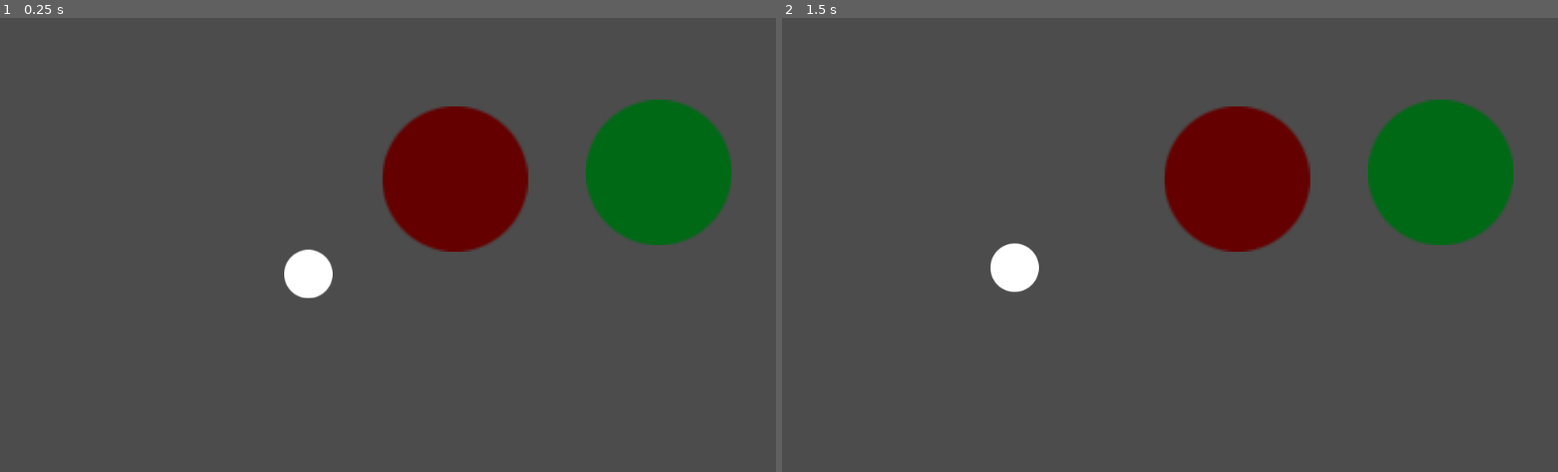
Above: before the commit, frames 1-2 (left to right).
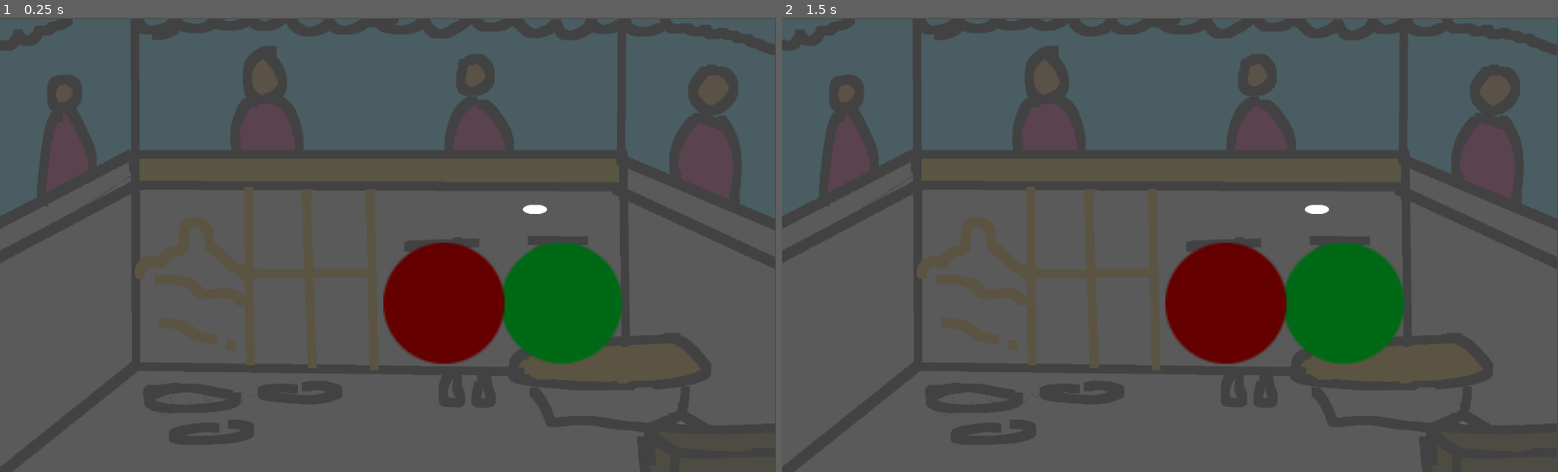
Above: after the commit, the same moments.

Repository: gamedevshirious/Bhaiyya-Aur-Teekha-Banao
Game: Godot game, scene res://Play Area.tscn
Two runs of this game, one before a commit and one after it. Both use one fixed random seed, a clock stepped at 60 frames per second and the inputs below.
Inputs (mouse positions are in pixels of both pictures, inside the frame that each line leads up to):
- Up to frame 1 (0.25 s): no input
- Up to frame 2 (1.5 s): tap Enter at 0.5 s; move the mouse to (1092, 272) at 0.52 s; press the mouse at (1092, 272) at 0.53 s; hold Up 0.53-1.28 s; tap Space at 1.25 s; move the mouse to (1014, 267) at 1.27 s; release the mouse at (1014, 267) at 1.28 s; hold Down from 1.28 s (still down); click (1014, 267) at 1.35 s

The runs differ from the first frame. In frame 1, 17% of the frame differs, in the area x 36-95%, y 17-77%; in frame 2, 17%, in the area x 26-95%, y 17-77%.

Commit message:
Daily backup Fri, Dec  4, 2020  1:55:57 PM

Diff:
--- a/Play Area.tscn
+++ b/Play Area.tscn
@@ -1,20 +1,30 @@
-[gd_scene load_steps=5 format=2]
+[gd_scene load_steps=6 format=2]
 
 [ext_resource path="res://stall_items/Puri/Puri.tscn" type="PackedScene" id=1]
 [ext_resource path="res://stall_items/Matka/TeekhaPaani/TeekhaPaani.tscn" type="PackedScene" id=2]
 [ext_resource path="res://Play Area.gd" type="Script" id=3]
 [ext_resource path="res://stall_items/Matka/MeethaPaani/MeethaPaani.tscn" type="PackedScene" id=4]
+[ext_resource path="res://stall_items/base.png" type="Texture" id=5]
 
 [node name="Play Area" type="Node2D"]
 script = ExtResource( 3 )
 
 [node name="stall_items" type="Node2D" parent="."]
 
+[node name="base" type="Sprite" parent="stall_items"]
+modulate = Color( 1, 1, 1, 0.129412 )
+position = Vector2( 510.569, 301.413 )
+scale = Vector2( 0.534197, 0.55629 )
+texture = ExtResource( 5 )
+__meta__ = {
+"_edit_lock_": true
+}
+
 [node name="TeekhaPaani" parent="stall_items" instance=ExtResource( 2 )]
-position = Vector2( 870.698, 203.803 )
+position = Vector2( 742.553, 375.997 )
 
 [node name="MeethaPaani" parent="stall_items" instance=ExtResource( 4 )]
-position = Vector2( 602.013, 212.24 )
+position = Vector2( 587.33, 376.425 )
 
 [node name="Puri" parent="." instance=ExtResource( 1 )]
-position = Vector2( 406.938, 338.408 )
+position = Vector2( 705.942, 252.978 )
--- a/stall_items/Matka/MeethaPaani/MeethaPaani.tscn
+++ b/stall_items/Matka/MeethaPaani/MeethaPaani.tscn
@@ -3,8 +3,8 @@
 [ext_resource path="res://stall_items/Matka/MeethaPaani/MeethaPaani.gd" type="Script" id=1]
 [ext_resource path="res://stall_items/Puri/circle.png" type="Texture" id=2]
 
-[sub_resource type="CircleShape2D" id=1]
-radius = 86.7135
+[sub_resource type="CapsuleShape2D" id=1]
+height = 100.0
 
 [node name="MeethaPaani" type="Area2D"]
 script = ExtResource( 1 )
@@ -12,9 +12,11 @@
 [node name="circle" type="Sprite" parent="."]
 modulate = Color( 0.4, 0, 0, 1 )
 position = Vector2( -1.49719, 0.565552 )
-scale = Vector2( 3, 3 )
+scale = Vector2( 2.5, 2.5 )
 texture = ExtResource( 2 )
 
 [node name="CollisionShape2D" type="CollisionShape2D" parent="."]
+position = Vector2( 0, -70 )
+rotation = 1.5708
 shape = SubResource( 1 )
 [connection signal="area_exited" from="." to="." method="_on_MeethaPaani_area_exited"]
--- a/stall_items/Matka/TeekhaPaani/TeekhaPaani.tscn
+++ b/stall_items/Matka/TeekhaPaani/TeekhaPaani.tscn
@@ -3,8 +3,8 @@
 [ext_resource path="res://stall_items/Matka/TeekhaPaani/TeekhaPaani.gd" type="Script" id=1]
 [ext_resource path="res://stall_items/Puri/circle.png" type="Texture" id=2]
 
-[sub_resource type="CircleShape2D" id=1]
-radius = 86.7135
+[sub_resource type="CapsuleShape2D" id=1]
+height = 100.0
 
 [node name="TeekhaPaani" type="Area2D"]
 script = ExtResource( 1 )
@@ -12,9 +12,11 @@
 [node name="circle" type="Sprite" parent="."]
 modulate = Color( 0, 0.415686, 0.0862745, 1 )
 position = Vector2( -1.49719, 0.565552 )
-scale = Vector2( 3, 3 )
+scale = Vector2( 2.5, 2.5 )
 texture = ExtResource( 2 )
 
 [node name="CollisionShape2D" type="CollisionShape2D" parent="."]
+position = Vector2( 0, -70 )
+rotation = 1.5708
 shape = SubResource( 1 )
 [connection signal="area_exited" from="." to="." method="_on_TeekhaPaani_area_exited"]
--- a/stall_items/Puri/Puri.tscn
+++ b/stall_items/Puri/Puri.tscn
@@ -3,17 +3,19 @@
 [ext_resource path="res://stall_items/Puri/Puri.gd" type="Script" id=1]
 [ext_resource path="res://stall_items/Puri/circle.png" type="Texture" id=2]
 
-[sub_resource type="CircleShape2D" id=1]
-radius = 31.5
+[sub_resource type="CapsuleShape2D" id=1]
+radius = 8.1347
+height = 13.5441
 
 [node name="Puri" type="Area2D"]
 script = ExtResource( 1 )
 
+[node name="sprite" type="Sprite" parent="."]
+scale = Vector2( 0.5, 0.2 )
+texture = ExtResource( 2 )
+
 [node name="CollisionShape2D" type="CollisionShape2D" parent="."]
+rotation = 1.5708
 shape = SubResource( 1 )
-
-[node name="sprite" type="Sprite" parent="."]
-modulate = Color( 0, 1, 0, 1 )
-texture = ExtResource( 2 )
 [connection signal="mouse_entered" from="." to="." method="_on_Puri_mouse_entered"]
 [connection signal="mouse_exited" from="." to="." method="_on_Puri_mouse_exited"]
Binary file added: stall_items/base.png
